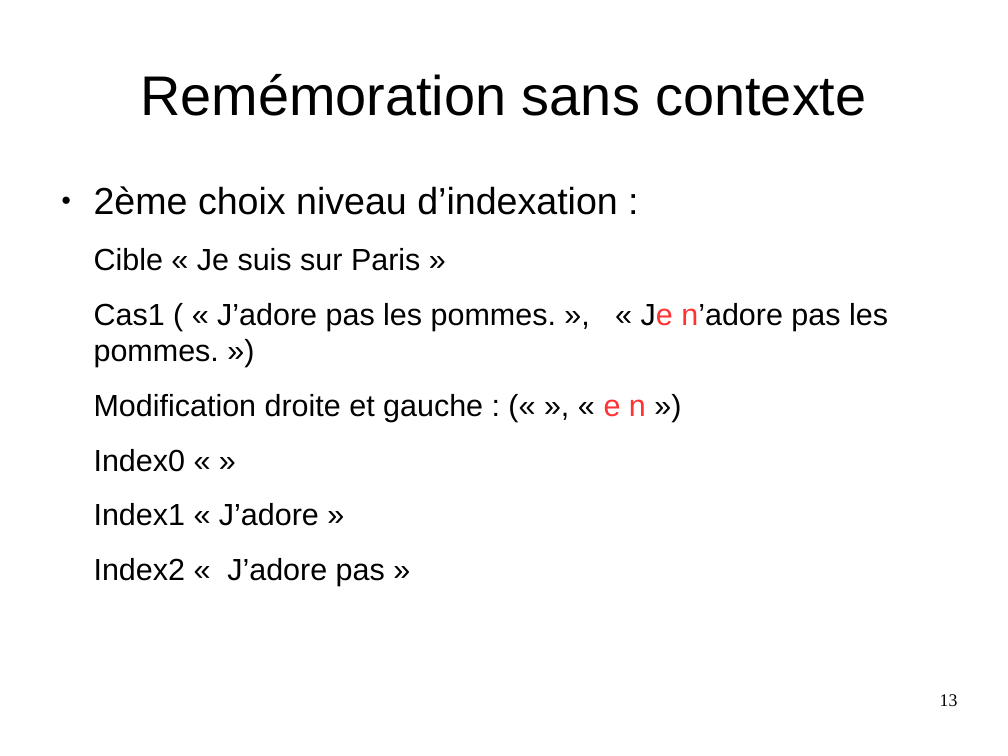
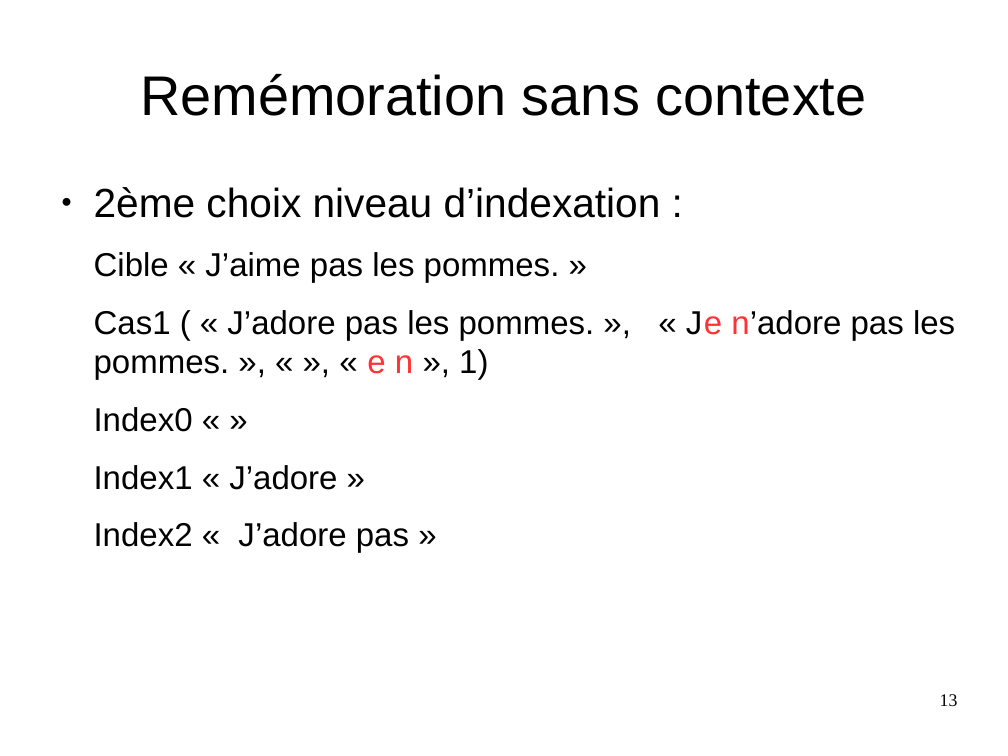
Before and after one commit to Sle3pingForest/StageL3, a slide deck: slide 13 of RapportAndre/Pres.odp. Drawn at 1008x756 pixels with LibreOffice and Linux fonts; fonts in the diff are those of the drawing. Boxes give left, top, right and bottom in pixels: in the first picture for what was removed or moved away, otherwise in the second. Text is boxed around its words. In the diff, an @@ line names an element or a change of style, - is before the commit and + after.

```diff
--- a/RapportAndre/Pres.odp
+++ b/RapportAndre/Pres.odp
@@ text at [94,187,661,553]: size 29.6 to 32 pt in "2ème choix niveau d’indexation :"; size 24.1 to 26 pt in "Index0 « »", "Index1 « J’adore »", "Index2 « J’adore pas »" @@
@@ text at [94,252,955,380]: text changed; size 24.1 to 26 pt @@
-Cible « Je suis sur Paris »
-Cas1 ( « J’adore pas les pommes. », « Je n’adore pas les pommes. »)
-Modification droite et gauche : (« », « e n »)
+Cible « J’aime pas les pommes. »
+Cas1 ( « J’adore pas les pommes. », « Je n’adore pas les pommes. », « », « e n », 1)
```
Also in this commit, not shown: 1 other slide changed.
